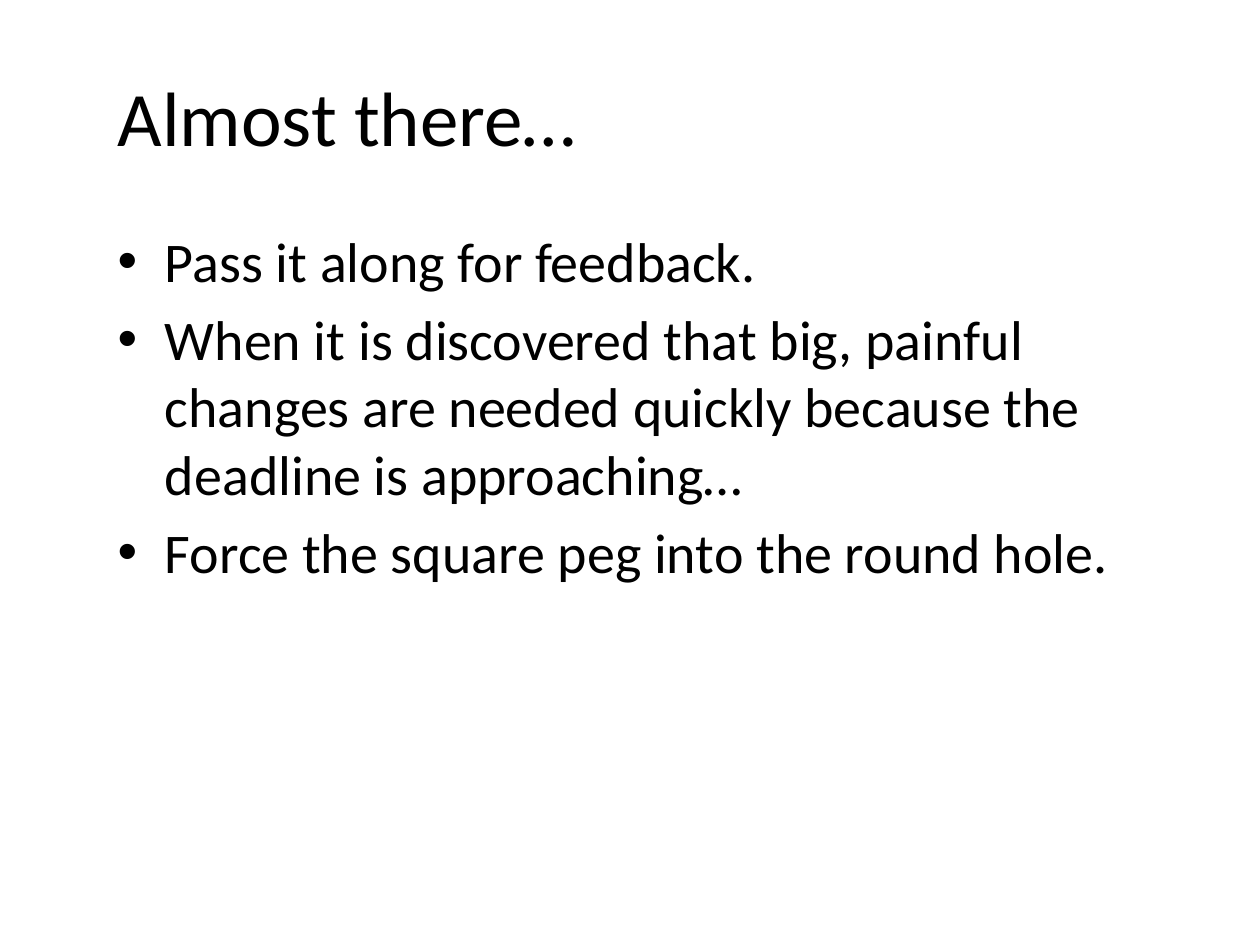
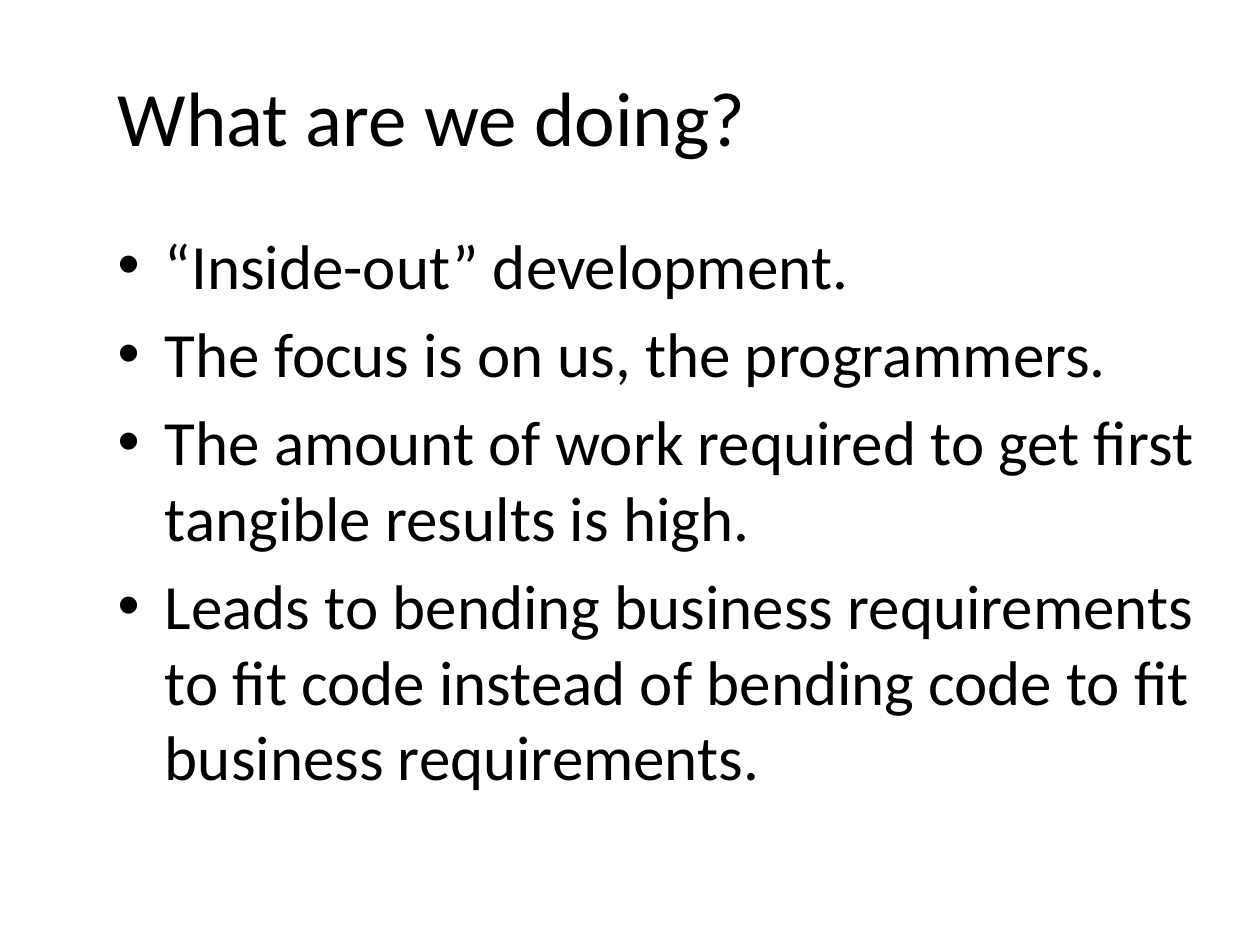
Before and after one commit to darrencauthon/SpecFlow-at-IowaCodeCamp, a slide deck: slide 5 of Outside In With SpecFlow.pptx. Drawn at 1260x945 pixels with LibreOffice and Linux fonts; fonts in the diff are those of the drawing; background and template pictures are left out. Boxes give left, top, right and bottom in pixels: in the first picture for what was removed or moved away, otherwise in the second. Text is boxed around its words. In the diff, an @@ line names an element or a change of style, - is before the commit and + after.

```diff
--- a/Outside In With SpecFlow.pptx
+++ b/Outside In With SpecFlow.pptx
@@ title at [118,92,745,160]: text changed @@
-Almost there…
+What are we doing?
@@ text at [165,243,1193,790]: text changed; size 32 to 36 pt @@
-• Pass it along for feedback.
-• When it is discovered that big, painful changes are needed quickly because the deadline is approaching…
-• Force the square peg into the round hole.
+• “Inside-out” development.
+• The focus is on us, the programmers.
+• The amount of work required to get first tangible results is high.
+• Leads to bending business requirements to fit code instead of bending code to fit business requirements.
```
Also in this commit, not shown: 5 other slides changed, 12 slides removed, 1 other file.
